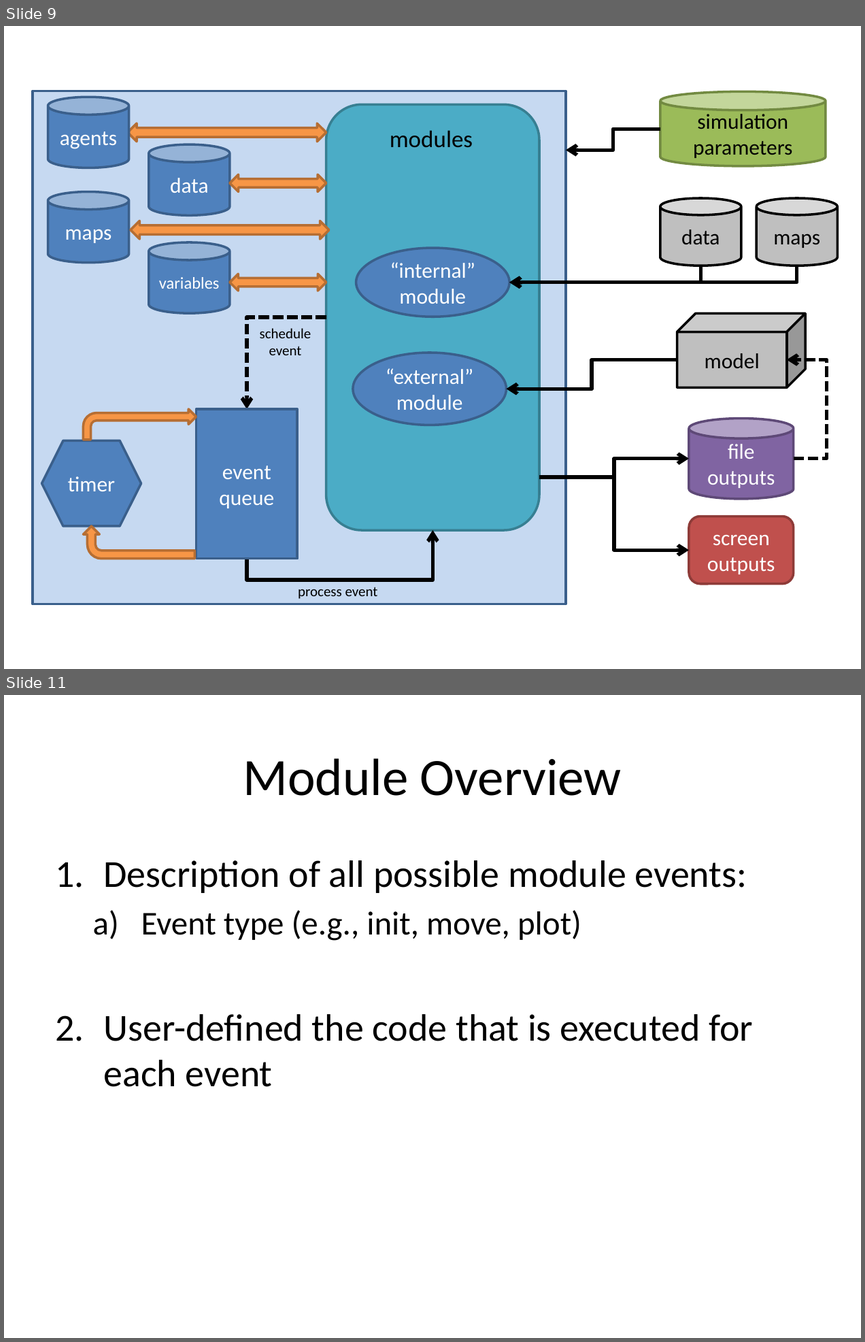
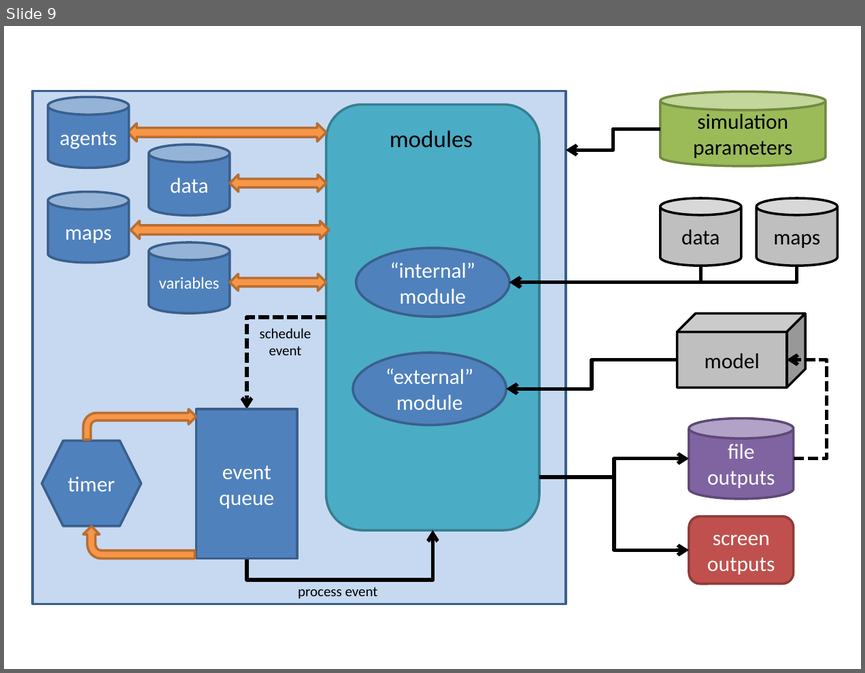
Before and after one commit to PredictiveEcology/SpaDES, a slide deck: development/SpaDES – Spatial Discrete Event Simulation.pptx. Shown one above the other, each under a label of ours: slides 9 and 11 before the commit, slide 9 after it; the slides between them are not shown. The pictures are 865x1342 and 865x673 pixels, drawn with LibreOffice and Linux fonts; fonts in the diff are those of the drawing. Boxes give left, top, right and bottom in pixels: in the first picture for what was removed or moved away, otherwise in the second. Text is boxed around its words. In the diff, an @@ line names an element or a change of style, - is before the commit and + after.

Commit message:
basic module vignette & assoc cleanup

```diff
--- a/development/SpaDES – Spatial Discrete Event Simulation.pptx
+++ b/development/SpaDES – Spatial Discrete Event Simulation.pptx
@@ slide 11 removed at (4, 695, 861, 1338), background #FFFFFF @@
@@ title removed at (243, 758, 621, 796) @@
-Module Overview
@@ text removed at (103, 860, 753, 1087) @@
-1. Description of all possible module events:
-  a) Event type (e.g., init, move, plot)
-2. User-defined the code that is executed for each event
```
Also in this commit, not shown: 8 slides changed, 1 other slide removed, 28 other files.
